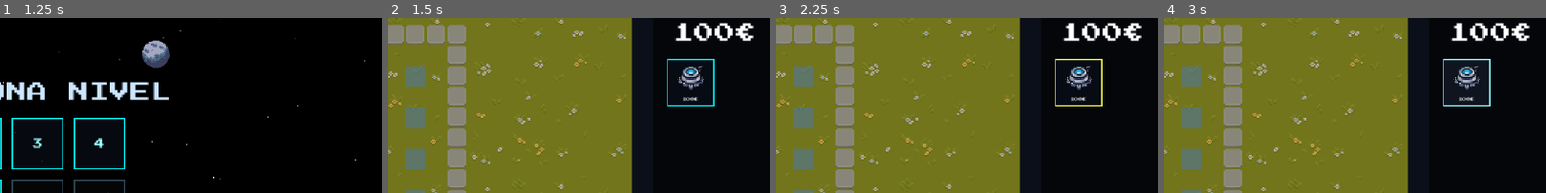
Above: before the commit, frames 1-4 (left to right).
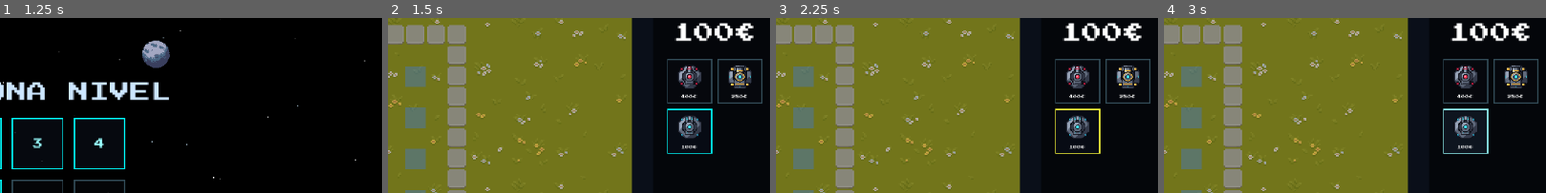
Above: after the commit, the same moments.

Repository: D4MC04/proyecto_dam2b
Game: Godot game, scene res://scenes/MainMenu.tscn
The game is run twice, just before and just after one commit, with the same random seed, the same clock (stepped at 60 frames per second) and the same inputs.
Inputs (mouse positions are % of the whole screen's width and height, from its top left; square brackets give the same spot before the commit, where the layout moved):
- Up to frame 1 (1.25 s): click "Jugar" at 0.5 s
- Up to frame 2 (1.5 s): click "1" at 1.25 s
- Up to frame 3 (2.25 s): click (89, 36) [89, 22] at 2 s
- Up to frame 4 (3 s): click (89, 36) [89, 22] at 2.75 s
The pictures show only the part of the screen within x 49-99%, y 4-54%; the shares and areas given below are measured in that part.

Frame 1 is identical in both runs. In frame 2, 3.4% of the frame differs, in the area x 73-98%, y 23-78%; in frame 3, 3.4%; in frame 4, 3.5%.

Commit message:
arreglo de errores

Diff:
--- a/resources/bullet_data/red_bullet.tres
+++ /dev/null
@@ -1,13 +0,0 @@
-[gd_resource type="Resource" script_class="BulletData" format=3 uid="uid://b7g7sgtpmk0lh"]
-
-[ext_resource type="Shape2D" uid="uid://bgj2ljgku54hx" path="res://resources/collision_shapes/red_bullet.tres" id="1_8b6xl"]
-[ext_resource type="Script" uid="uid://dufu06mgtfw20" path="res://scripts/models/BulletData.gd" id="1_53mei"]
-[ext_resource type="SpriteFrames" uid="uid://b6fmpev0inj8f" path="res://resources/sprite_frames/red_bullet.tres" id="3_mlrh5"]
-
-[resource]
-script = ExtResource("1_53mei")
-damage = 50.0
-speed = 250.0
-sprite_frames = ExtResource("3_mlrh5")
-collision_shape = ExtResource("1_8b6xl")
-metadata/_custom_type_script = "uid://dufu06mgtfw20"
--- a/resources/sprite_frames/turret.tres
+++ b/resources/sprite_frames/turret.tres
@@ -1,6 +1,6 @@
-[gd_resource type="SpriteFrames" format=3]
+[gd_resource type="SpriteFrames" format=3 uid="uid://da4o1mb4kiwkb"]
 
-[ext_resource type="Texture2D" path="res://assets/sprites/towers/turret/t1_base.png" id="1"]
+[ext_resource type="Texture2D" uid="uid://csfgv7drt1qha" path="res://assets/sprites/towers/turret/t1_base.png" id="1"]
 
 [sub_resource type="AtlasTexture" id="AtlasTexture_0"]
 atlas = ExtResource("1")
--- a/resources/sprite_frames/turret2.tres
+++ b/resources/sprite_frames/turret2.tres
@@ -1,6 +1,6 @@
-[gd_resource type="SpriteFrames" format=3]
+[gd_resource type="SpriteFrames" format=3 uid="uid://br1xj5sv70s4u"]
 
-[ext_resource type="Texture2D" path="res://assets/sprites/towers/turret2/t2_base.png" id="1"]
+[ext_resource type="Texture2D" uid="uid://dxuixabhsa3e5" path="res://assets/sprites/towers/turret2/t2_base.png" id="1"]
 
 [sub_resource type="AtlasTexture" id="AtlasTexture_0"]
 atlas = ExtResource("1")
--- a/resources/sprite_frames/turret2_cannon.tres
+++ b/resources/sprite_frames/turret2_cannon.tres
@@ -1,6 +1,6 @@
-[gd_resource type="SpriteFrames" format=3]
+[gd_resource type="SpriteFrames" format=3 uid="uid://cadpw4urhhur3"]
 
-[ext_resource type="Texture2D" path="res://assets/sprites/towers/turret2/t2_cannon_sheet.png" id="1"]
+[ext_resource type="Texture2D" uid="uid://cun7aitd45kac" path="res://assets/sprites/towers/turret2/t2_cannon_sheet.png" id="1"]
 
 [sub_resource type="AtlasTexture" id="AtlasTexture_0"]
 atlas = ExtResource("1")
@@ -32,7 +32,7 @@
 "duration": 1.0,
 "texture": SubResource("AtlasTexture_0")
 }],
-"loop": false,
+"loop": 0,
 "name": &"default",
 "speed": 5.0
 }, {
@@ -55,7 +55,7 @@
 "duration": 1.0,
 "texture": SubResource("AtlasTexture_0")
 }],
-"loop": false,
+"loop": 0,
 "name": &"fire_0",
 "speed": 12.0
 }]
--- a/resources/sprite_frames/turret_cannon.tres
+++ b/resources/sprite_frames/turret_cannon.tres
@@ -1,6 +1,6 @@
-[gd_resource type="SpriteFrames" format=3]
+[gd_resource type="SpriteFrames" format=3 uid="uid://d1negqjjytnj4"]
 
-[ext_resource type="Texture2D" path="res://assets/sprites/towers/turret/t1_cannon_sheet.png" id="1"]
+[ext_resource type="Texture2D" uid="uid://dqejnk821673k" path="res://assets/sprites/towers/turret/t1_cannon_sheet.png" id="1"]
 
 [sub_resource type="AtlasTexture" id="AtlasTexture_0"]
 atlas = ExtResource("1")
@@ -14,10 +14,6 @@
 atlas = ExtResource("1")
 region = Rect2(64, 0, 32, 32)
 
-[sub_resource type="AtlasTexture" id="AtlasTexture_3"]
-atlas = ExtResource("1")
-region = Rect2(96, 0, 32, 32)
-
 [sub_resource type="AtlasTexture" id="AtlasTexture_4"]
 atlas = ExtResource("1")
 region = Rect2(128, 0, 32, 32)
@@ -26,13 +22,17 @@
 atlas = ExtResource("1")
 region = Rect2(160, 0, 32, 32)
 
+[sub_resource type="AtlasTexture" id="AtlasTexture_3"]
+atlas = ExtResource("1")
+region = Rect2(96, 0, 32, 32)
+
 [resource]
 animations = [{
 "frames": [{
 "duration": 1.0,
 "texture": SubResource("AtlasTexture_0")
 }],
-"loop": false,
+"loop": 0,
 "name": &"default",
 "speed": 5.0
 }, {
@@ -46,7 +46,7 @@
 "duration": 1.0,
 "texture": SubResource("AtlasTexture_0")
 }],
-"loop": false,
+"loop": 0,
 "name": &"fire_0",
 "speed": 15.0
 }, {
@@ -60,7 +60,7 @@
 "duration": 1.0,
 "texture": SubResource("AtlasTexture_3")
 }],
-"loop": false,
+"loop": 0,
 "name": &"fire_1",
 "speed": 15.0
 }]
--- a/resources/tower_data/tower.tres
+++ /dev/null
@@ -1,18 +0,0 @@
-[gd_resource type="Resource" script_class="TowerData" format=3 uid="uid://csjdl3uuc2nem"]
-
-[ext_resource type="Script" uid="uid://dmo7ci57slbqu" path="res://scripts/models/TowerData.gd" id="1_fknle"]
-[ext_resource type="Shape2D" uid="uid://w1ba48y2n8pb" path="res://resources/collision_shapes/tower.tres" id="1_pqqyi"]
-[ext_resource type="Resource" uid="uid://b7g7sgtpmk0lh" path="res://resources/bullet_data/red_bullet.tres" id="2_josed"]
-[ext_resource type="Texture2D" uid="uid://dkg0g5u6jd2v8" path="res://assets/sprites/towers/tower.png" id="3_ywpje"]
-[ext_resource type="SpriteFrames" uid="uid://cdvuqfr1oh4li" path="res://resources/sprite_frames/tower.tres" id="4_ywpje"]
-
-[resource]
-script = ExtResource("1_fknle")
-name = "Turret"
-cost = 100
-attack_cooldown = 0.5
-icon = ExtResource("3_ywpje")
-sprite_frames = ExtResource("4_ywpje")
-attack_range = ExtResource("1_pqqyi")
-bullet_data = ExtResource("2_josed")
-metadata/_custom_type_script = "uid://dmo7ci57slbqu"
--- a/scenes/Game.tscn
+++ b/scenes/Game.tscn
@@ -3,13 +3,10 @@
 [ext_resource type="Script" uid="uid://darqftj5ceqj5" path="res://scripts/Game.gd" id="1_cpr0p"]
 [ext_resource type="PackedScene" uid="uid://cbafsduds0rip" path="res://scenes/LevelUI.tscn" id="1_qbsmt"]
 [ext_resource type="PackedScene" uid="uid://0m1j6ysvbi12" path="res://scenes/Level.tscn" id="2_cpr0p"]
-[ext_resource type="Script" uid="uid://dmo7ci57slbqu" path="res://scripts/models/TowerData.gd" id="4_s0nni"]
-[ext_resource type="Resource" uid="uid://csjdl3uuc2nem" path="res://resources/tower_data/tower.tres" id="5_aug50"]
 
 [node name="Game" type="Node" unique_id=1976153888]
 script = ExtResource("1_cpr0p")
 
 [node name="Level" parent="." unique_id=1047382048 instance=ExtResource("2_cpr0p")]
-towers = Array[ExtResource("4_s0nni")]([ExtResource("5_aug50")])
 
 [node name="LevelUI" parent="." unique_id=245943380 instance=ExtResource("1_qbsmt")]
--- a/scenes/level.tscn
+++ b/scenes/level.tscn
@@ -3,8 +3,11 @@
 [ext_resource type="Script" uid="uid://dk5e48u7bp0gq" path="res://scripts/Level.gd" id="1_qifjx"]
 [ext_resource type="Script" uid="uid://dmo7ci57slbqu" path="res://scripts/models/TowerData.gd" id="2_m0xki"]
 [ext_resource type="PackedScene" uid="uid://5wuolkgdjupp" path="res://scenes/maps/Map.tscn" id="2_qifjx"]
+[ext_resource type="Resource" path="res://resources/tower_data/laser.tres" id="3_opqd1"]
 [ext_resource type="Script" uid="uid://bea7knwkgxudr" path="res://scripts/Grid.gd" id="3_sv41r"]
 [ext_resource type="Script" uid="uid://csf1nnwmpkyxg" path="res://scripts/Spawner.gd" id="4_m0xki"]
+[ext_resource type="Resource" path="res://resources/tower_data/turret2.tres" id="4_xyj84"]
+[ext_resource type="Resource" path="res://resources/tower_data/turret.tres" id="5_gips2"]
 [ext_resource type="Script" uid="uid://cwc32qenwkwf3" path="res://scripts/models/SpawnEntry.gd" id="5_m0xki"]
 [ext_resource type="PackedScene" uid="uid://ctmtdrb4lan53" path="res://scenes/Enemy.tscn" id="5_xe3hh"]
 [ext_resource type="PackedScene" uid="uid://b4qxa5dcr0sba" path="res://scenes/Tower.tscn" id="6_faw0r"]
@@ -51,7 +54,7 @@
 
 [node name="Level" type="Node2D" unique_id=1048914466]
 script = ExtResource("1_qifjx")
-towers = Array[ExtResource("2_m0xki")]([null])
+towers = Array[ExtResource("2_m0xki")]([ExtResource("3_opqd1"), ExtResource("4_xyj84"), ExtResource("5_gips2")])
 
 [node name="Map" parent="." unique_id=366159857 instance=ExtResource("2_qifjx")]
 
